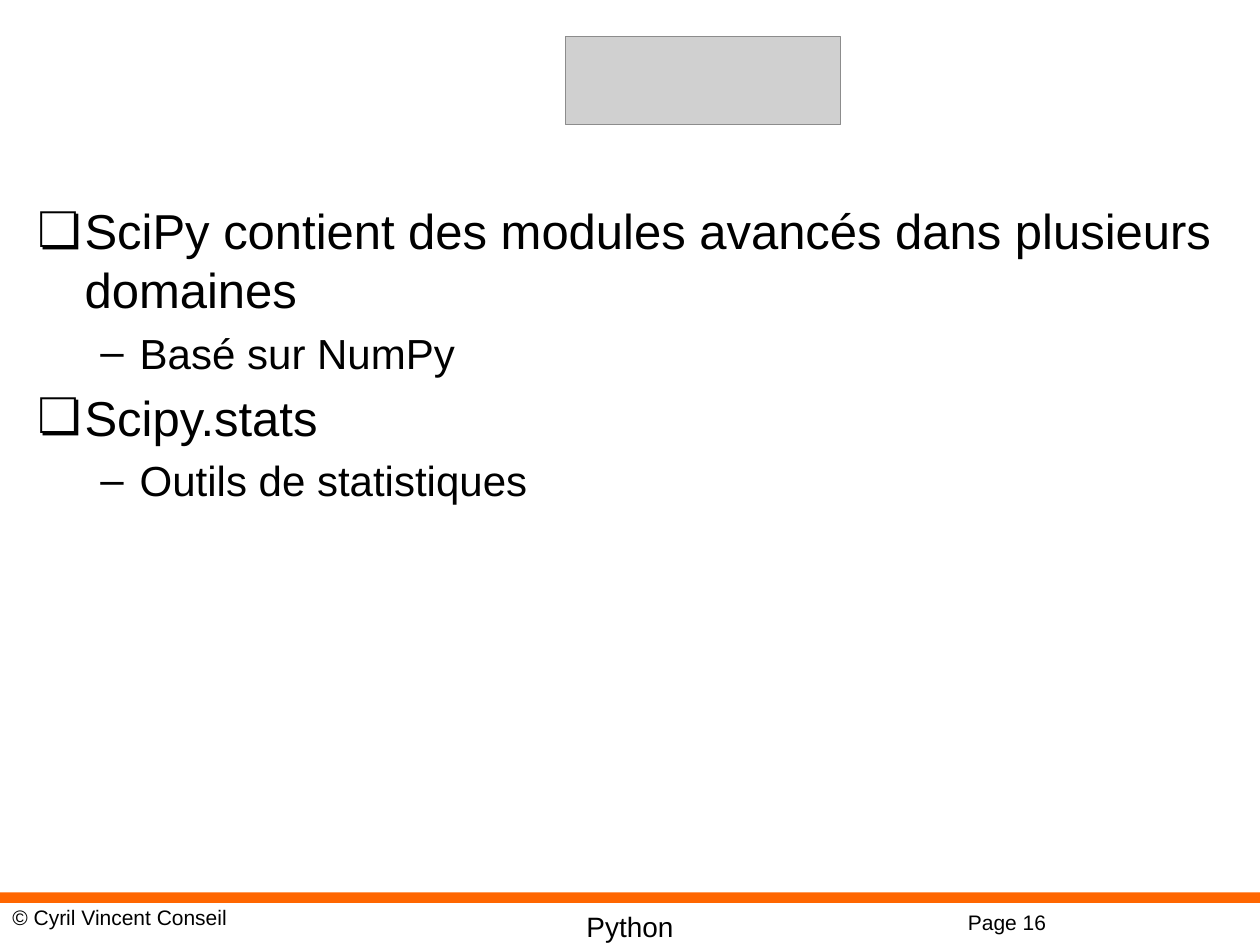
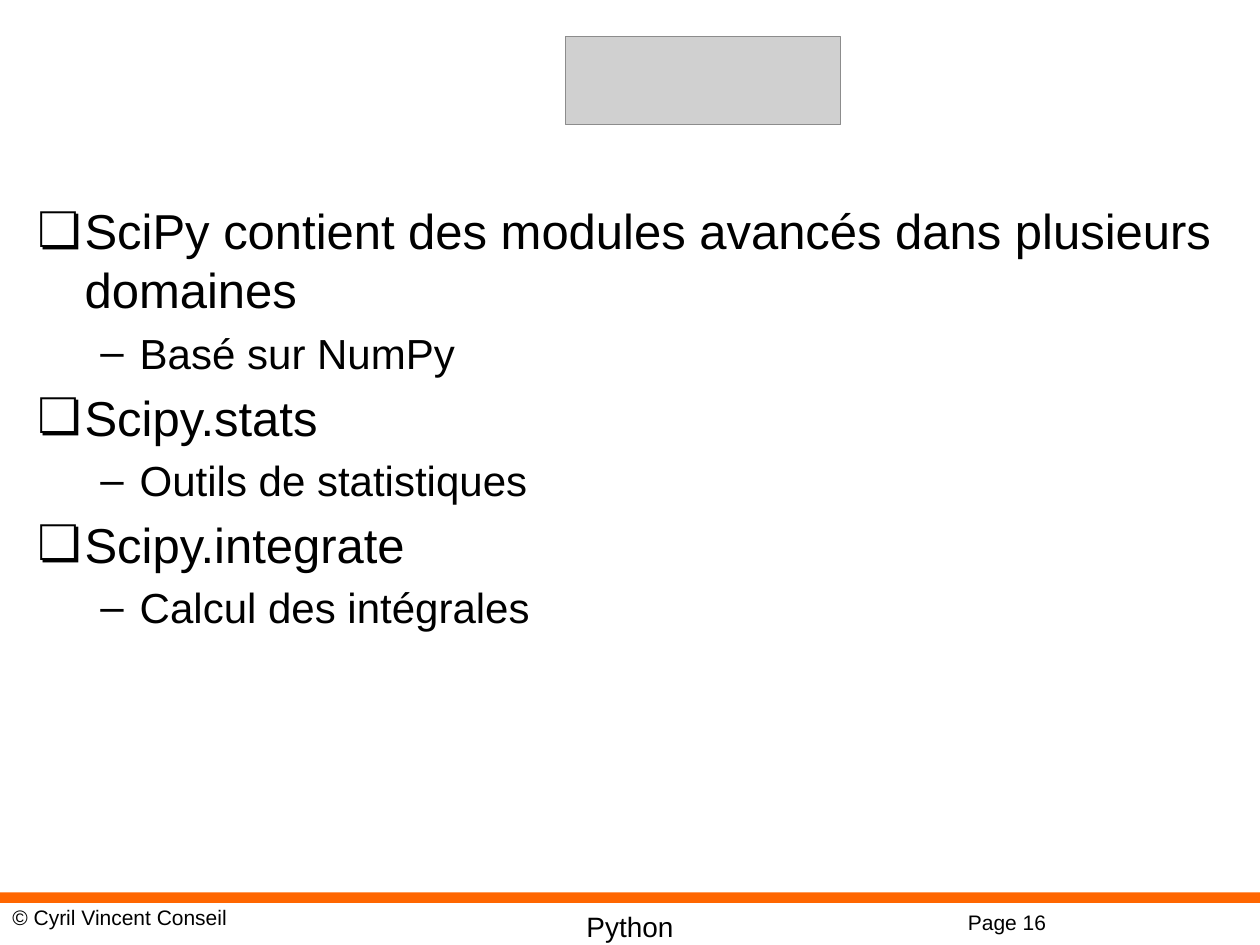
Before and after one commit to cyrilvincent/math, a slide deck: slide 16 of ppt/PythonMath10-Scipy.pptx. Drawn at 1260x945 pixels with LibreOffice and Linux fonts; fonts in the diff are those of the drawing; grey boxes stand for pictures; background and template pictures are left out. Boxes give left, top, right and bottom in pixels: in the first picture for what was removed or moved away, otherwise in the second. Text is boxed around its words. In the diff, an @@ line names an element or a change of style, - is before the commit and + after.

```diff
--- a/ppt/PythonMath10-Scipy.pptx
+++ b/ppt/PythonMath10-Scipy.pptx
@@ text at [85, 527, 529, 632]: paragraphs added @@
+❏ Scipy.integrate
+  – Calcul des intégrales
```
Also in this commit, not shown: 2 slides added, 6 other files.
